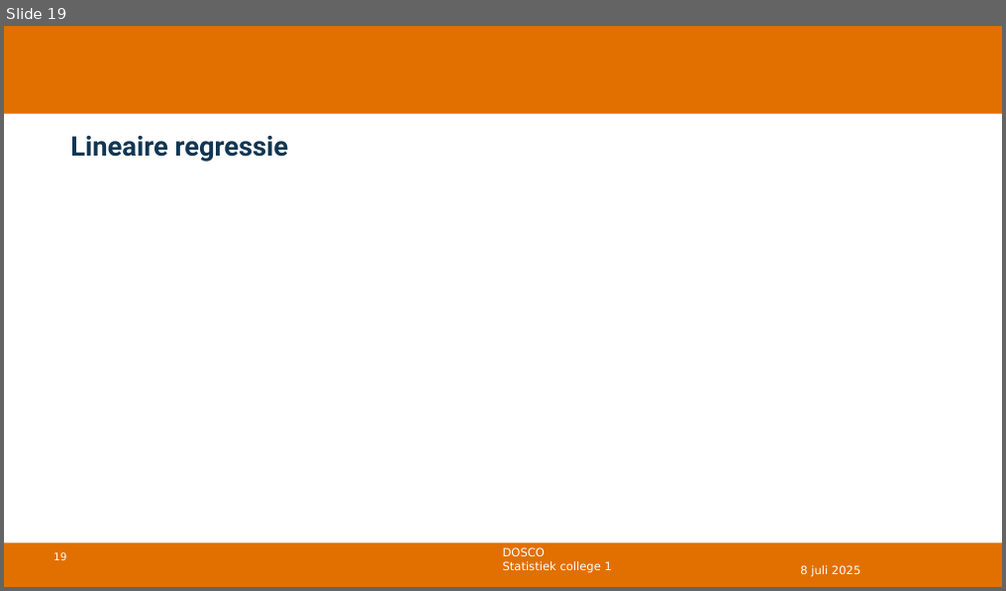
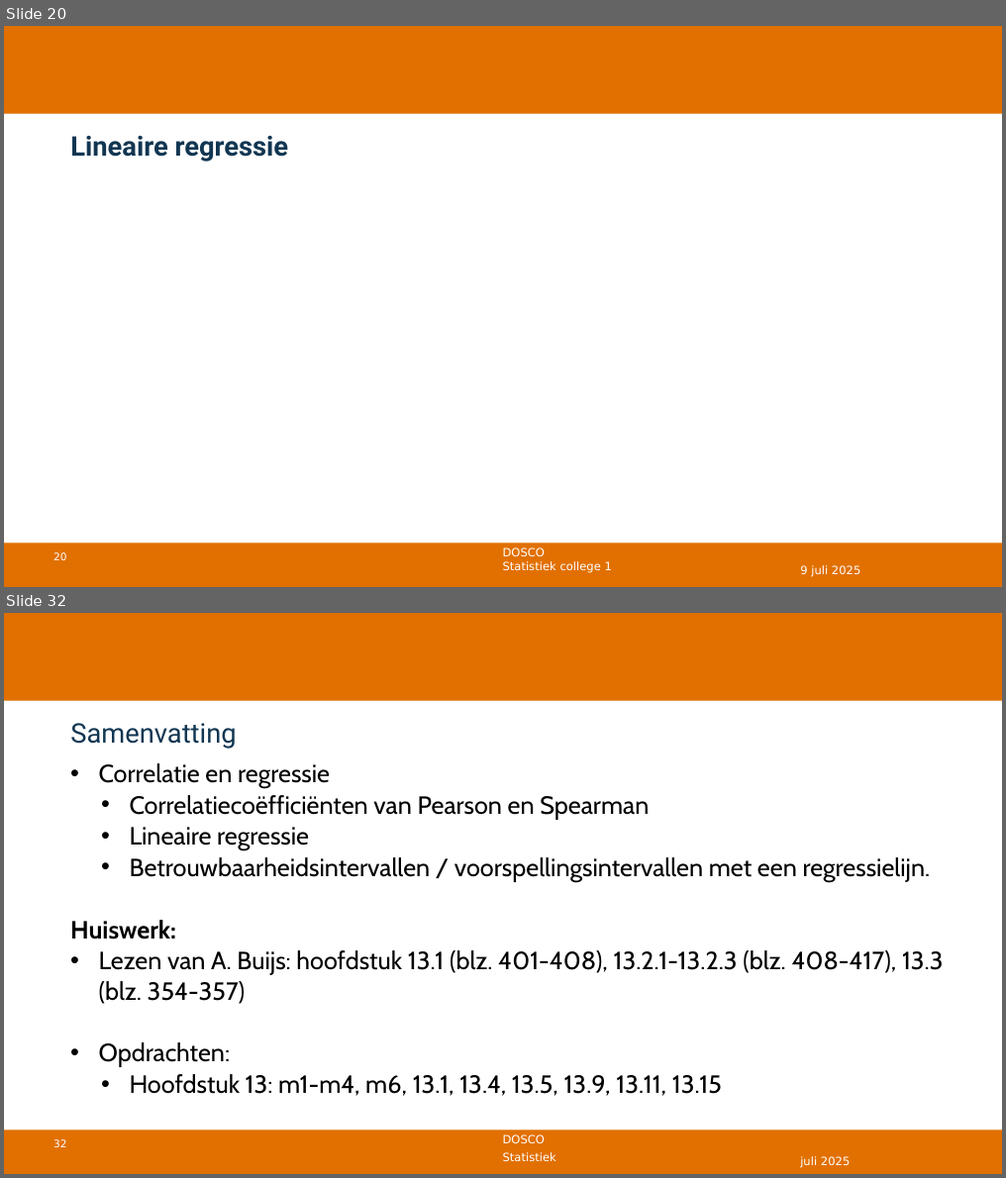
Before and after one commit to DBlom96/Statistiek, a slide deck: Danny/Onderwijs/Statistiek/2024-2025/Slides/Nieuwe slides/Statistiek 2024-2025 -- college 12 -- correlatie en regressie.pptx. Shown one above the other, each under a label of ours: slide 19 before the commit, slides 20 and 32 after it; the slides between them are not shown. The pictures are 1006x591 and 1006x1178 pixels, drawn with LibreOffice and Linux fonts; fonts in the diff are those of the drawing; grey boxes stand for pictures; background and template pictures are left out. Boxes give left, top, right and bottom in pixels: in the first picture for what was removed or moved away, otherwise in the second. Text is boxed around its words. In the diff, an @@ line names an element or a change of style, - is before the commit and + after.

```diff
--- a/Danny/Onderwijs/Statistiek/2024-2025/Slides/Nieuwe slides/Statistiek 2024-2025 -- college 12 -- correlatie en regressie.pptx
+++ b/Danny/Onderwijs/Statistiek/2024-2025/Slides/Nieuwe slides/Statistiek 2024-2025 -- college 12 -- correlatie en regressie.pptx
@@ slide 32 added at box(4, 613, 1002, 1174), background #FFFFFF; not listed: 3 template elements that a slide beside it also shows @@
@@ title added at box(70, 723, 236, 749), 26 pt, text #113652 @@
+Samenvatting
@@ text added at box(70, 763, 944, 1096), 24 pt, text #000000 @@
+• Correlatie en regressie
+  • Correlatiecoëfficiënten van Pearson en Spearman
+  • Lineaire regressie
+  • Betrouwbaarheidsintervallen / voorspellingsintervallen met een regressielijn.
+Huiswerk:
+• Lezen van A. Buijs: hoofdstuk 13.1 (blz. 401-408), 13.2.1-13.2.3 (blz. 408-417), 13.3 (blz. 354-357)
+• Opdrachten:
+  • Hoofdstuk 13: m1-m4, m6, 13.1, 13.4, 13.5, 13.9, 13.11, 13.15
@@ text added at box(503, 1135, 546, 1144), 11 pt, text #FFFFFF @@
+DOSCO
@@ text added at box(503, 1153, 556, 1161), 11 pt, text #FFFFFF @@
+Statistiek
@@ text added at box(800, 1157, 849, 1168), 11 pt, text #FFFFFF @@
+juli 2025
@@ what was slide 19 is now slide 20 @@
@@ slide 20 changed as well @@
@@ page number at box(54, 553, 66, 561): text changed @@
-19
+20
@@ text at box(800, 566, 860, 577): text changed @@
-8 juli 2025
+9 juli 2025
```
Also in this commit, not shown: 16 other slides changed, 11 other slides added, 2 slides removed, 3 other files.
